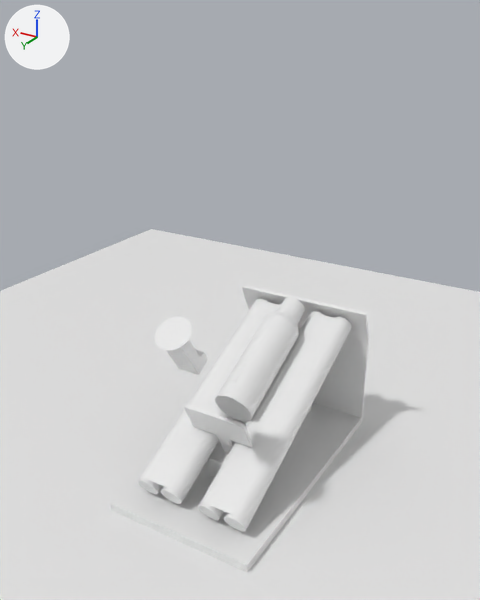
The Blender file ATM SAMPAH Blender/ATM SAMPAH.blend as it was, and as the next commit left it.
Both versions are drawn from a 50 mm lens placed at (-1.161, 2.024, 1.739), pointed at (0.011, 0.072, 0.762). The lights are fixed; the arrows at upper left show +X, +Y and +Z.

Names of what the first picture shows: 'Barcode Scanner', 'Belt', 'Bottle', 'Cube', 'Cube.001', 'Plane', 'Roller', 'Roller Bracket'.
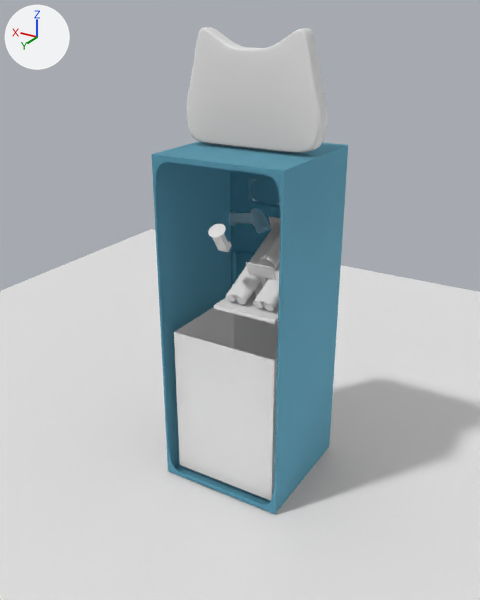
ob_empty is not drawn itself; it is the parent of ob_barcode_scanner.

The change, as a list of edits to the scene's bpy script:
```text
Change me_cube:
    used by ob_cover_body; location = (0.0, 0.0, 0.0); scale = (0.25, 0.25, 0.65)
    remove me_cube.from_pydata(...)  # 182 vertices, 176 faces; spans x -1.0..1.0, y -1.04..1.0, z -1.0..1.0
    add me_cube.from_pydata(...)  # 266 vertices, 233 faces; spans x -1.0..1.0, y -1.04..1.0, z -1.0..1.0
    me_cube part 1
    34 vertices are removed from x -0.67..0.67, y -1.04..1.0, z -0.67..0.67
    62 faces are deleted
    3 vertices in x -0.33..0.33, y -1.0, z -0.67 move by (0.0, 0.0, -0.3)
    3 vertices in x -0.33..0.33, y -1.0, z 0.0 move by (0.0, 0.0, 0.28)
    2 vertices move from x -0.67..0.67, y -1.0, z -0.33 to x -0.92..0.92, y -1.0, z -0.38
    65 vertices are added at x -0.97..0.97, y -1.04..1.0, z -0.97..0.97
    6 new vertices lie (0.0, 0.13, 0.0) away from vertices in x -0.55..-0.14, y -1.0, z 0.59..0.67
    8 new vertices lie (0.0, 0.1, 0.0) away from vertices in x -0.89..0.89, y -1.0, z -0.94..0.26
    6 new vertices lie (0.0, 0.0, -0.34) away from vertices in x -0.89..0.89, y -1.0..-0.9, z -0.38..-0.33
    6 new vertices lie (0.0, 0.0, 0.33) away from vertices in x -0.89..0.89, y -1.0..-0.9, z -0.38..-0.33
    5 new vertices lie (-0.34, 0.0, 0.0) away from vertices in x -0.33, y -1.0..-0.9, z -0.94..0.26
    5 new vertices lie (0.34, 0.0, 0.0) away from vertices in x 0.33, y -1.0..-0.9, z -0.94..0.26
    11 new vertices lie (0.17, 0.0, 0.0) away from vertices in x 0.06..0.47, y -1.04, z 0.6..0.73
    6 new vertices lie (0.0, 0.0, 0.07) away from vertices in x 0.06..0.64, y -1.04, z 0.6
    119 new faces join them
    me_cube part 2: 114 faces spanning x -1.0..1.0, y -1.04..1.0, z -1.0..1.0 switch from no material to mat_material_001 (cyan #70b0c5)
Add me_cube_006:
    me_cube_006.from_pydata([(-1.0, -1.0, -1.0), (-1.0, -1.0, 1.83), (-1.0, 1.0, -1.0), (-1.0, 1.0, 1.83), (1.0, -1.0, -1.0), (1.0, -1.0, 1.83), (1.0, 1.0, -1.0), (1.0, 1.0, 1.83)], [], [(0, 1, 3, 2), (2, 3, 7, 6), (6, 7, 5, 4), (4, 5, 1, 0), (2, 6, 4, 0)])
Change ob_bottle:
    add ob_bottle.parent = ob_roller_bracket
    add ob_bottle.matrix_parent_inverse = Matrix(((15.42, 0.0, 0.0, 0.0), (0.0, 6.516, 13.97, -11.64), (0.0, -3.854, 1.797, -1.498), (0.0, 0.0, 0.0, 1.0)))
    ob_bottle.location: (0.0, -0.12, 0.456) -> (0.0, -0.057, 0.91)
    ob_bottle.scale: (1.92, 1.92, 3.0) -> (0.911, 0.911, 1.43)
Change ob_empty:
    ob_empty.location: (0.0, 0.459, 0.731) -> (0.0, 0.218, 1.041)
    ob_empty.scale: (0.108, 0.108, 0.108) -> (0.0516, 0.0516, 0.0516)
Change ob_cube:
    add ob_cube.parent = ob_roller_bracket
    add ob_cube.matrix_parent_inverse = Matrix(((15.42, 0.0, 0.0, 0.0), (0.0, 6.516, 13.97, -11.64), (0.0, -3.854, 1.797, -1.498), (0.0, 0.0, 0.0, 1.0)))
    ob_cube.location: (0.0, -0.181, 0.162) -> (0.0, -0.0861, 0.77)
    ob_cube.scale: (-0.141, -0.141, -0.141) -> (-0.0671, -0.0671, -0.0671)
Change ob_cube_001:
    add ob_cube_001.parent = ob_roller_bracket
    add ob_cube_001.matrix_parent_inverse = Matrix(((15.42, 0.0, 0.0, 0.0), (0.0, 6.516, 13.97, -11.64), (0.0, -3.854, 1.797, -1.498), (0.0, 0.0, 0.0, 1.0)))
    ob_cube_001.location: (0.0, -0.181, 0.162) -> (0.0, -0.0861, 0.77)
    ob_cube_001.scale: (-0.141, -0.141, -0.141) -> (-0.0671, -0.0671, -0.0671)
Change ob_roller:
    add ob_roller.parent = ob_roller_bracket
    add ob_roller.matrix_parent_inverse = Matrix(((15.42, 0.0, 0.0, 0.0), (0.0, 6.516, 13.97, -11.64), (0.0, -3.854, 1.797, -1.498), (0.0, 0.0, 0.0, 1.0)))
    ob_roller.location: (0.0, 0.0, 0.294) -> (0.0, 0.0, 0.833)
    ob_roller.scale: (0.136, 0.136, 0.494) -> (0.0649, 0.0649, 0.235)
Change ob_roller_bracket:
    ob_roller_bracket.location: (0.0, 0.0, 0.294) -> (-0.093, 0.0, 0.9)
    ob_roller_bracket.scale: (0.136, 0.136, 0.494) -> (0.0554, 0.0554, 0.201)
Change ob_belt:
    add ob_belt.parent = ob_roller_bracket
    add ob_belt.matrix_parent_inverse = Matrix(((15.42, 0.0, 0.0, 0.0), (0.0, 6.516, 13.97, -11.64), (0.0, -3.854, 1.797, -1.498), (0.0, 0.0, 0.0, 1.0)))
    ob_belt.location: (0.0, 0.0, 0.294) -> (0.0, 0.0, 0.833)
    ob_belt.scale: (0.136, 0.136, 0.494) -> (0.0649, 0.0649, 0.235)
Change ob_cover_body:
    ob_cover_body.location: (0.0, 0.0, 0.0) -> (0.0, 0.0, 0.657)
    remove ob_cover_body.hide_set(True)  # its collection is switched off
Add ob_cube_003:
    ob_cube_003 = bpy.data.objects.new('Cube.003', me_cube_006)
    ob_cube_003.location = (0.0, 0.0, 0.244)
    ob_cube_003.scale = (0.215, 0.215, 0.215)
Add ob_cube_002:
    ob_cube_002 = bpy.data.objects.new('Cube.002', me_cube_005)  # 1762 vertices, 1760 faces; spans x -0.306..0.306, y -0.039..0.039, z -0.327..0.122; in mat_material (its picture is missing)
    ob_cube_002.location = (0.0, 0.0, 1.594)
    ob_cube_002.scale = (0.853, 0.853, 0.853)
Add ob_cover_body_002:
    ob_cover_body_002 = bpy.data.objects.new('Cover Body.002', me_cube_008)  # 12 vertices, 6 faces; spans x 0.06..0.639, y -1.038, z 0.602..0.731; in mat_material_001 (cyan #70b0c5); modifiers BEVEL, SUBSURF
    ob_cover_body_002.location = (0.0, 0.0, 0.657)
    ob_cover_body_002.scale = (0.25, 0.25, 0.65)
Add ob_cover_body_001:
    ob_cover_body_001 = bpy.data.objects.new('Cover Body.001', me_cube_007)  # 20 vertices, 18 faces; spans x -0.89..0.9, y -1.1..-1.04, z -0.94..0.26; in mat_material_001 (cyan #70b0c5)
    ob_cover_body_001.location = (0.0, 0.011, 0.657)
    ob_cover_body_001.scale = (0.25, 0.25, 0.65)
Add ob_lopol_scanner:
    ob_lopol_scanner = bpy.data.objects.new('LoPol Scanner', me_color_handheld_barcode_scanner_mesh_17_001)  # 122 vertices, 93 faces; spans x -0.067..0.094, y -0.029..0.0, z -0.038..0.042; in mat_texture (white #ffffff); modifiers MIRROR, SUBSURF
    ob_lopol_scanner.location = (0.0, 0.0, 1.057)
```

Changed parts and their boxes [x1, y1, x2, y2] in the pictures (480 x 600 px):
'Cover Body', shown (cyan): after [152, 141, 348, 514]
'Belt', moved, rescaled: before [140, 300, 351, 528]; after [226, 223, 280, 309]
'Roller Bracket', moved, rescaled: before [111, 285, 369, 572]; after [214, 216, 280, 324]
'Cube.003', added: after [174, 307, 278, 501]
'Cube.002', added: after [186, 27, 327, 153]
'Bottle', moved, rescaled: before [215, 298, 305, 422]; after [259, 230, 280, 271]
'Barcode Scanner', moved, rescaled (55% narrower, 51% shorter): before [154, 317, 208, 375]; after [208, 224, 232, 252]
'Cube.001', moved, rescaled (56% narrower, 50% shorter): before [184, 405, 253, 470]; after [246, 262, 276, 294]
'Roller', moved, rescaled: before [138, 299, 351, 531]; after [226, 223, 280, 311]
'LoPol Scanner', added: after [229, 208, 270, 233]
'Cover Body.002', added: after [251, 180, 280, 204]
'Cube', moved, rescaled: before [208, 405, 312, 477]; after [255, 278, 269, 298]
'Cover Body.001', added: after [236, 253, 253, 280]
part 1 of me_cube, built on (cyan): after [152, 154, 284, 514]
part 2 of me_cube, recoloured (cyan): after [154, 141, 348, 514]
